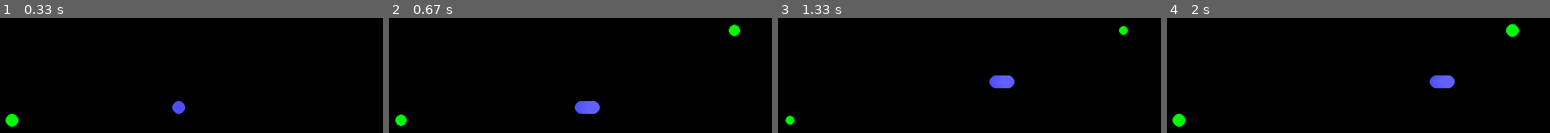
Above: before the commit, frames 1-4 (left to right).
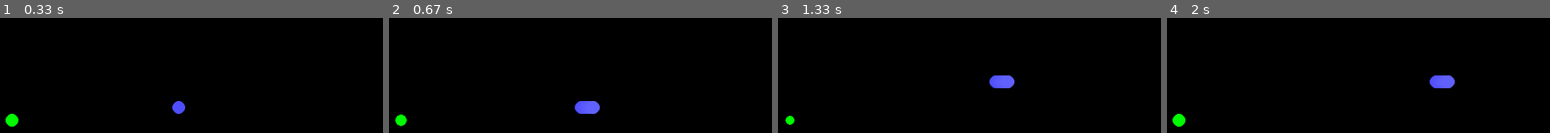
Above: after the commit, the same moments.

Repository: fredrik-andreassen/pygame-snake
Game: pygame game, started from main.py
The game is run twice, just before and just after one commit, with the same random seed, the same clock (stepped at 60 frames per second) and the same inputs.
Inputs:
- Up to frame 1 (0.33 s): no input
- Up to frame 2 (0.67 s): hold Right from 0.33 s (still down)
- Up to frame 3 (1.33 s): release Right at 0.8 s; hold Up 0.83-1.13 s; hold Right from 1.17 s (still down)
- Up to frame 4 (2 s): release Right at 1.63 s

Frame 1 is identical in both runs. In frame 2, 0.3% of the frame differs, in the area x 88-92%, y 5-16%; in frame 3, 0.2%; in frame 4, 0.3%, in the area x 88-92%, y 4-17%.

Commit message:
Forbedret debug-meldinger

Diff:
--- a/Board.py
+++ b/Board.py
@@ -27,12 +27,12 @@
                 attempts += 1
 
         self.available_food.append(Food(self, pos_x, pos_y, (self.step / 2) - 1))
-        print(f'Placed food at ({pos_x}, {pos_y}) in {attempts} attempts')
+        print(f'[{self.frame_nr}] Placed food at ({pos_x}, {pos_y}) in {attempts} attempts')
 
 
     def assess_food(self) -> None:
         if len(self.available_food) < len(self.snakes) + 1:
-            if random.random() < 0.01:
+            if random.random() < 0.005:
                 self.place_food()
 
 
@@ -46,8 +46,10 @@
             snake.pass_event(event)
 
 
-    def update(self):
+    def update(self, frame_nr=0):
         '''Oppdaterer alle entiteter på brettet'''
+        self.frame_nr = frame_nr
+
         for snake in self.snakes:
             snake.move()
 
@@ -56,6 +58,7 @@
                     snake.score += food.points
                     self.available_food.remove(food)
                     snake.grow()
+                    print(f'[{self.frame_nr}] Snake {snake.id} consumed food at {food.get_pos()}')
 
         self.assess_food()
 
--- a/Snake.py
+++ b/Snake.py
@@ -82,7 +82,7 @@
         if direction not in ['up', 'down', 'right', 'left', 'none']:
             raise ValueError(f'snake {self.id} got unexpected direction {direction}')
 
-        print(f'Snake {self.id} received request {direction}')
+        print(f'[{self.board.frame_nr}] Snake {self.id} received request {direction}')
 
         if direction == self.current_direction:
             return
@@ -105,7 +105,7 @@
     def move(self) -> None:
         if self.can_change_direction() and self.current_direction != self.requested_direction:
             self.current_direction = self.requested_direction
-            print(f'Snake {self.id} changed direction {self.current_direction}')
+            print(f'[{self.board.frame_nr}] Snake {self.id} changed direction {self.current_direction}')
 
         if self.current_direction == 'up':
             self.pos_y -= self.board.speed
--- a/main.py
+++ b/main.py
@@ -32,7 +32,6 @@
     frame_nr = 0
     while True:
         frame_nr += 1
-        print(f'[{frame_nr}]', end=' ')
         for event in pygame.event.get():
             if event.type == pygame.QUIT:
                 pygame.quit()
@@ -42,7 +41,7 @@
                 board.pass_event(event)
 
 
-        board.update()
+        board.update(frame_nr)
 
         main_surface.fill((0, 0, 0))
         board.draw(frame_nr)
@@ -55,7 +54,6 @@
 
         pygame.display.update()
         clock.tick(FRAMERATE)
-        print()
 
 
 if __name__ == '__main__':
